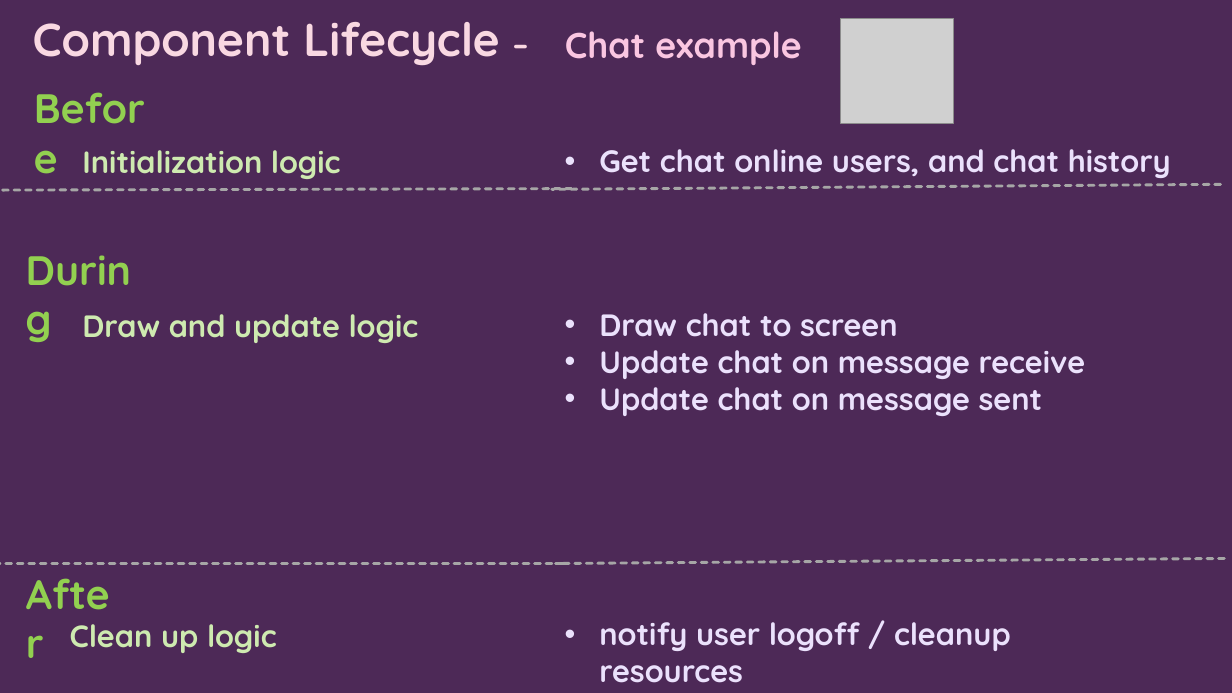
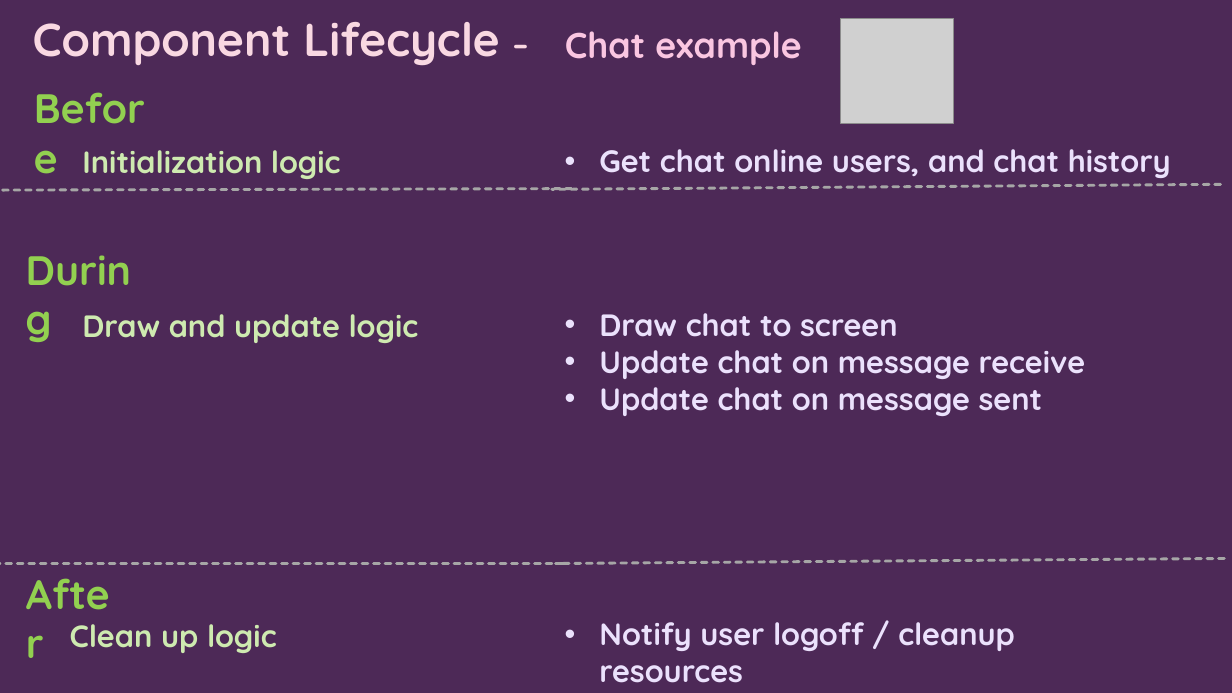
Before and after one commit to mikehn/react-slider-puzzle, a slide deck: slide 33 of React_SWPC_Workshop.pptx. Drawn at 1232x693 pixels with LibreOffice and Linux fonts; fonts in the diff are those of the drawing; grey boxes stand for pictures. Boxes give left, top, right and bottom in pixels: in the first picture for what was removed or moved away, otherwise in the second. Text is boxed around its words. In the diff, an @@ line names an element or a change of style, - is before the commit and + after.

```diff
--- a/React_SWPC_Workshop.pptx
+++ b/React_SWPC_Workshop.pptx
@@ text at <box>599,622,1015,683</box>: text changed @@
-• notify user logoff / cleanup resources
+• Notify user logoff / cleanup resources
```
Also in this commit, not shown: 7 other slides changed.
